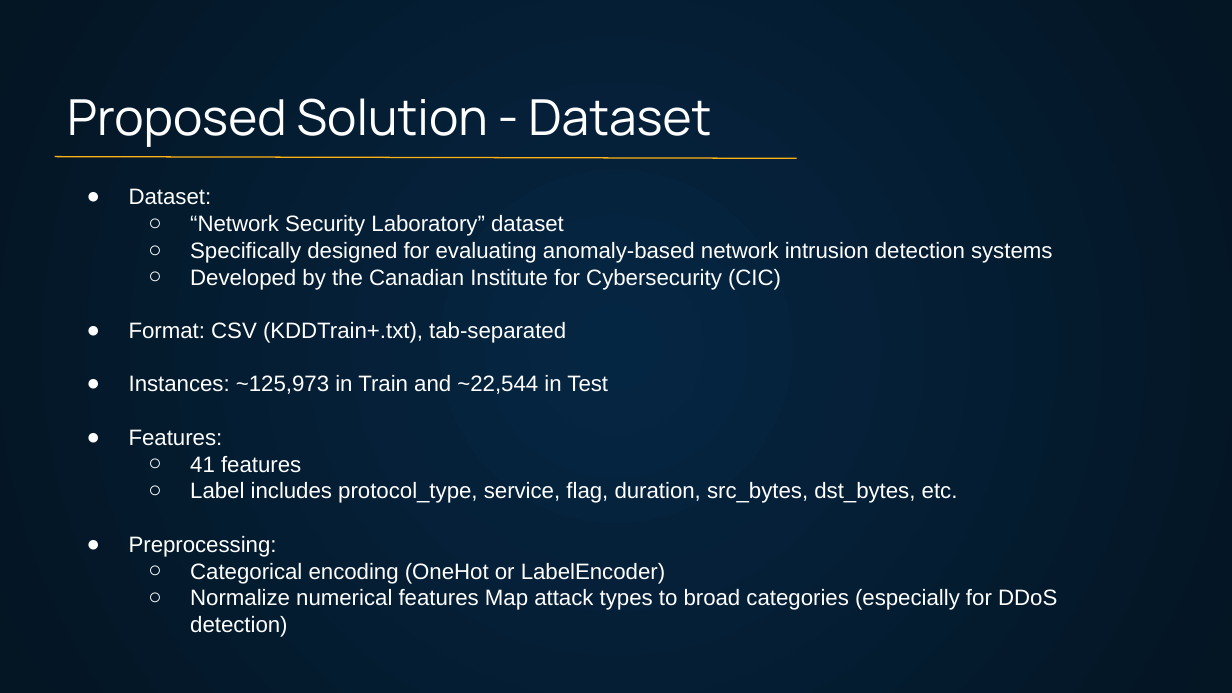
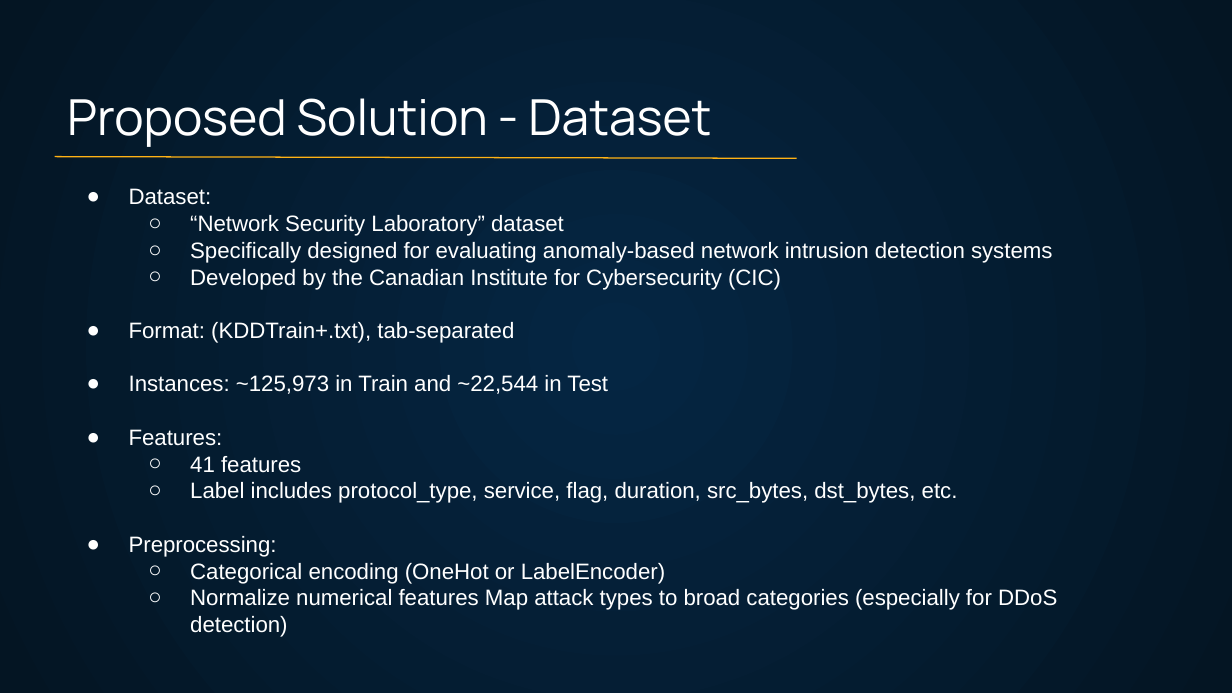
Before and after one commit to slowloris-98/DDoS_RL, a slide deck: slide 10 of CS258_Project_presentation.pptx (slide 9 before the commit). Drawn at 1232x693 pixels with LibreOffice and Linux fonts; fonts in the diff are those of the drawing. Boxes give left, top, right and bottom in pixels: in the first picture for what was removed or moved away, otherwise in the second. Text is boxed around its words. In the diff, an @@ line names an element or a change of style, - is before the commit and + after.

```diff
--- a/CS258_Project_presentation.pptx
+++ b/CS258_Project_presentation.pptx
@@ text at (129,322,514,343): text changed @@
-● Format: CSV (KDDTrain+.txt), tab-separated
+● Format: (KDDTrain+.txt), tab-separated
```
Also in this commit, not shown: 4 other slides changed, 2 slides added, 2 other files.
